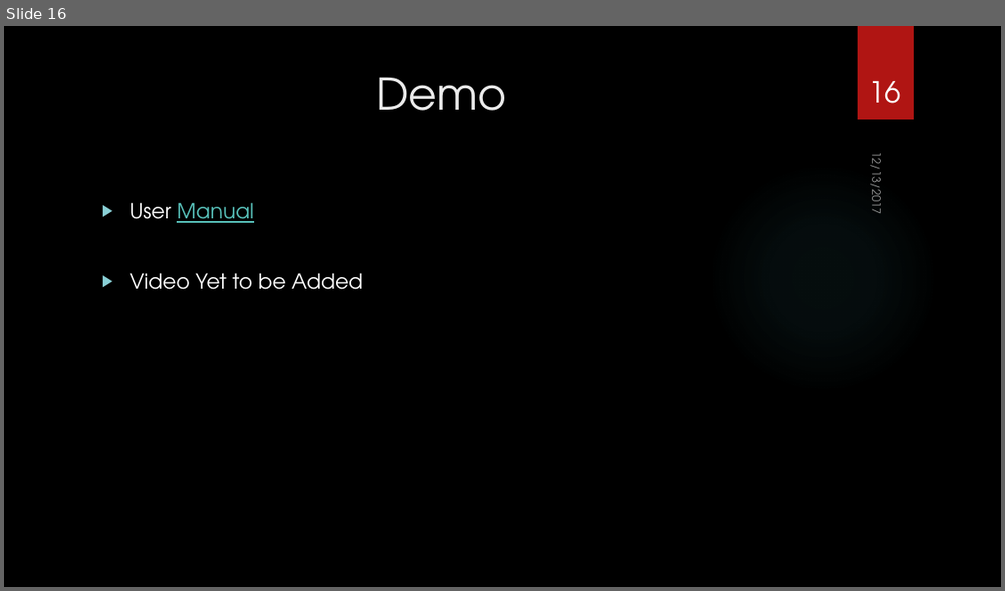
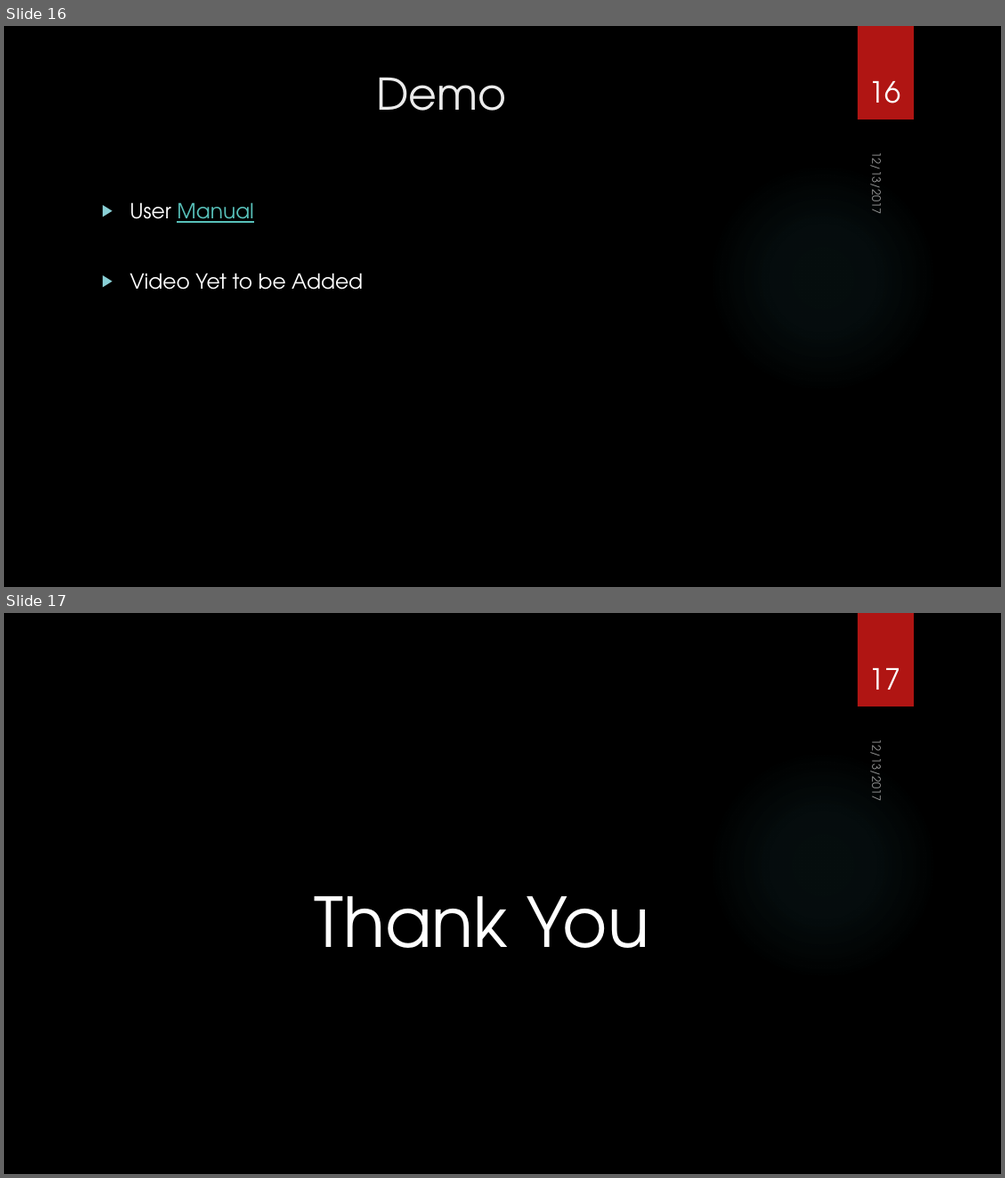
Before and after one commit to kcshettar/cg2f2017, a slide deck: Project/Final Presentation/Shoot The Object - Presentation.pptx. Shown one above the other, each under a label of ours: slide 16 before the commit, slides 16 and 17 after it. The pictures are 1005x591 and 1005x1178 pixels, drawn with LibreOffice and Linux fonts; fonts in the diff are those of the drawing; background and template pictures are left out. Boxes give left, top, right and bottom in pixels: in the first picture for what was removed or moved away, otherwise in the second. Text is boxed around its words. In the diff, an @@ line names an element or a change of style, - is before the commit and + after.

```diff
--- a/Project/Final Presentation/Shoot The Object - Presentation.pptx
+++ b/Project/Final Presentation/Shoot The Object - Presentation.pptx
@@ slide 17 added at bbox=[4, 613, 1001, 1174], background picture (left out); not listed: 2 template elements that a slide beside it also shows @@
@@ page number added at bbox=[868, 668, 900, 690], 28 pt, text #FFFFFF @@
+17
@@ text added at bbox=[866, 745, 886, 799], 11 pt, text #FFFFFF at 60% opacity @@
+12/13/2017
@@ text added at bbox=[314, 896, 649, 948], 66 pt, text #FFFFFF @@
+Thank You
```
Also in this commit, not shown: 1 slide changed.
